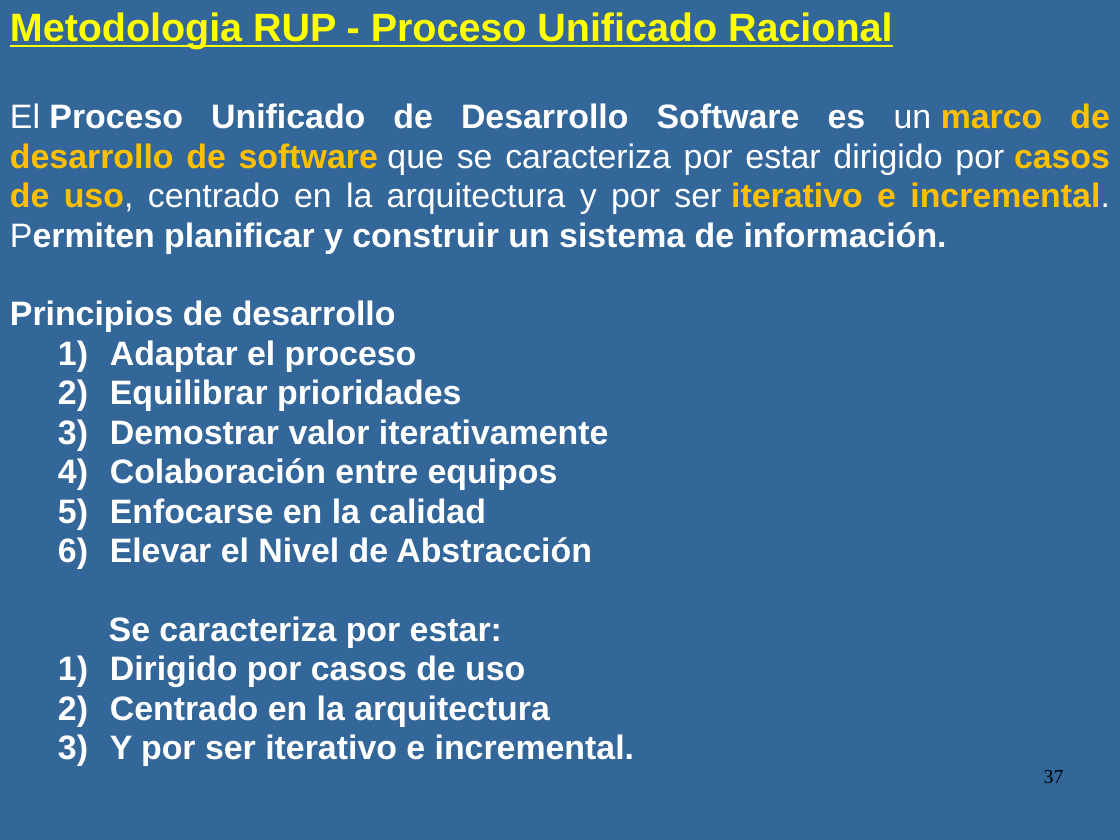
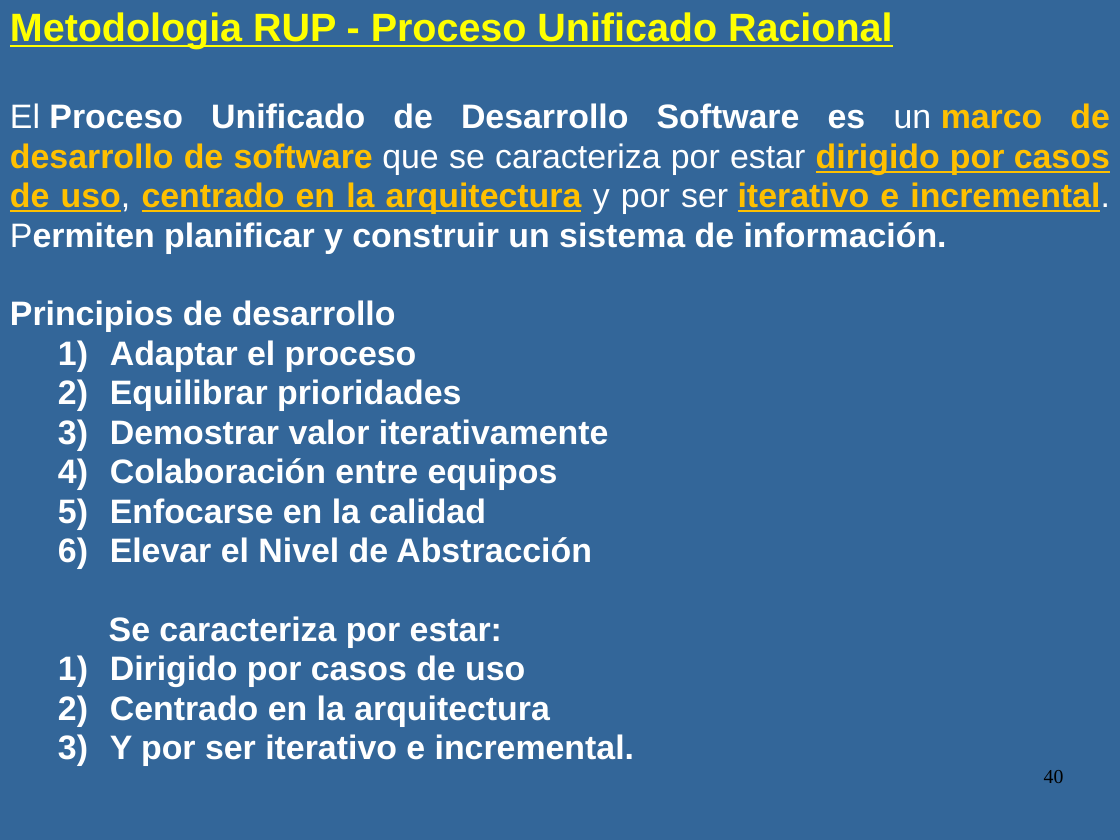
Before and after one commit to luismagarinos/Material-de-estudio-2023---MOO, a slide deck: slide 40 of Metodologia de Sistemas 2023.ppt (slide 37 before the commit). Drawn at 1120x840 pixels with LibreOffice and Linux fonts; fonts in the diff are those of the drawing. Boxes give left, top, right and bottom in pixels: in the first picture for what was removed or moved away, otherwise in the second. Text is boxed around its words. In the diff, an @@ line names an element or a change of style, - is before the commit and + after.

```diff
--- a/Metodologia de Sistemas 2023.ppt
+++ b/Metodologia de Sistemas 2023.ppt
@@ text at [10, 103, 1110, 253]: text colour #FFFFFF to #FFC000, bold on in "dirigido por centrado en la arquitectura"; underline on in "dirigido por casos de uso, centrado en ..." @@
@@ page number at [1044, 770, 1064, 783]: text changed @@
-37
+40
```
Also in this commit, not shown: 11 other slides changed, 4 slides added, 1 slide removed.
